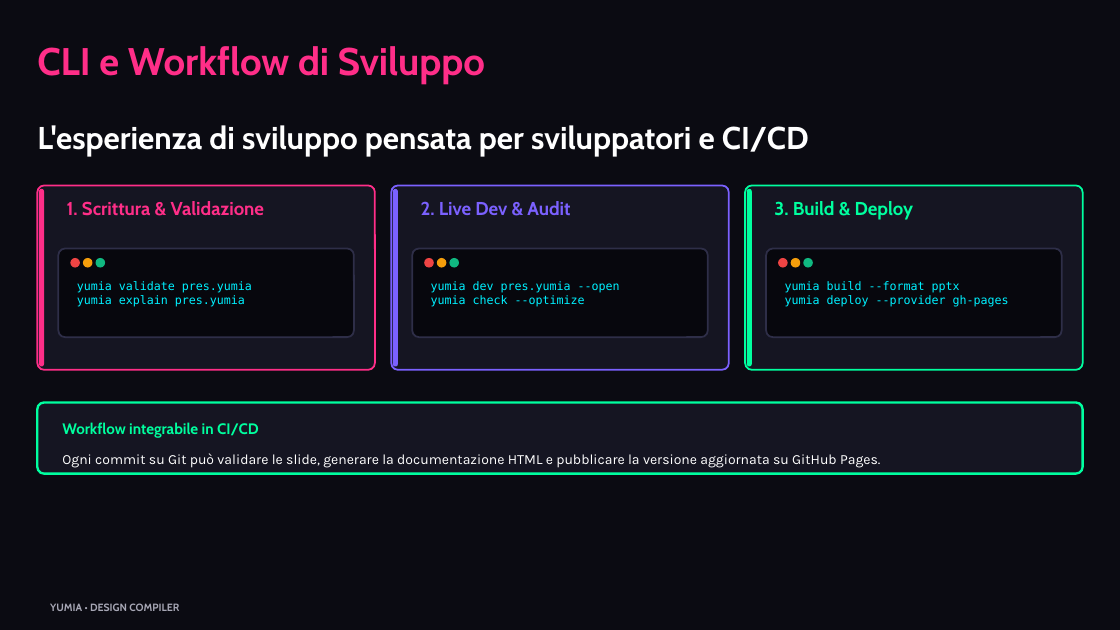
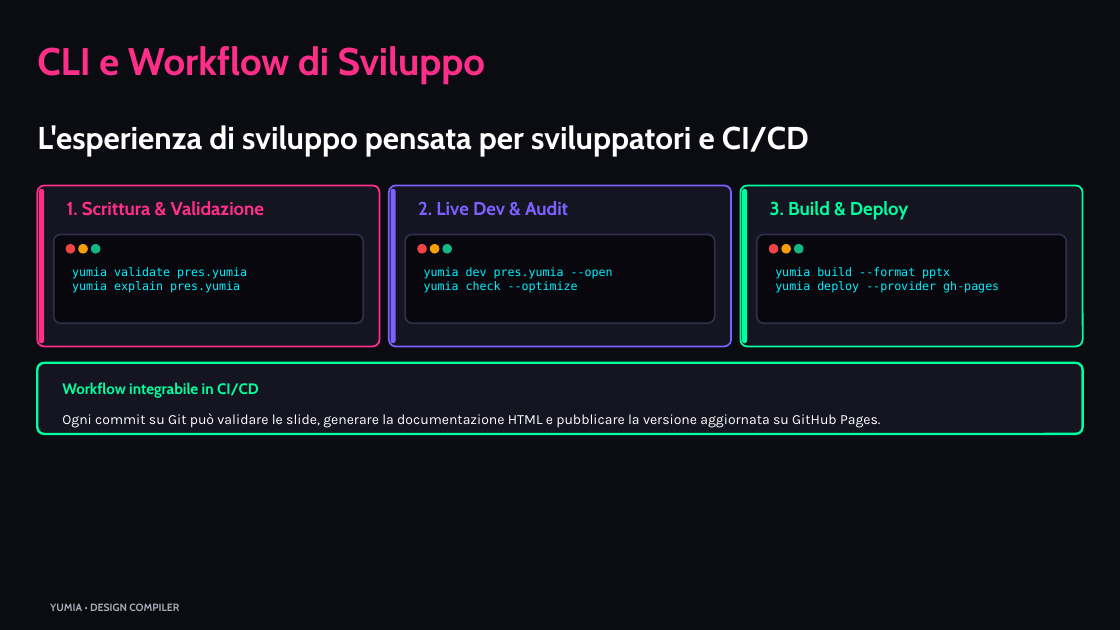
Before and after one commit to biagio-scaglia/Yumia-MD, a slide deck: slide 10 of presentation.pptx. Drawn at 1120x630 pixels with LibreOffice and Linux fonts; fonts in the diff are those of the drawing. Boxes give left, top, right and bottom in pixels: in the first picture for what was removed or moved away, otherwise in the second. Text is boxed around its words. In the diff, an @@ line names an element or a change of style, - is before the commit and + after.

Commit message:
fix(layout,html): prevent grid cards from overflowing slide height
Tighten paragraph/list estimates, densify card packing, and equalize row heights so uneven bullet columns stay closed within 16:9.

```diff
--- a/presentation.pptx
+++ b/presentation.pptx
@@ rounded rectangle: place and size @@
-rounded rectangle at [37, 186, 375, 370]
+rounded rectangle at [37, 186, 379, 347]
@@ rounded rectangle: place and size @@
-rounded rectangle at [39, 189, 44, 366]
+rounded rectangle at [39, 189, 44, 344]
@@ rounded rectangle: place and size @@
-rounded rectangle at [392, 186, 729, 370]
+rounded rectangle at [389, 186, 731, 347]
@@ rounded rectangle: place and size @@
-rounded rectangle at [393, 189, 398, 366]
+rounded rectangle at [391, 189, 396, 344]
@@ proportions changed in 3 elements at [389, 186, 731, 347], [37, 186, 379, 347], [740, 186, 1082, 347] @@
@@ rounded rectangle: place and size @@
-rounded rectangle at [745, 186, 1083, 370]
+rounded rectangle at [740, 186, 1082, 347]
@@ rounded rectangle: place and size @@
-rounded rectangle at [747, 189, 752, 366]
+rounded rectangle at [742, 189, 747, 344]
@@ text "3. Build & Deploy": place and size @@
-text "3. Build & Deploy" at [774, 201, 914, 220]
+text "3. Build & Deploy" at [770, 201, 909, 220]
@@ rounded rectangle: place and size @@
-rounded rectangle at [58, 249, 354, 338]
+rounded rectangle at [54, 234, 364, 323]
@@ rounded rectangle: place and size @@
-rounded rectangle at [413, 249, 708, 338]
+rounded rectangle at [405, 234, 715, 323]
@@ rounded rectangle: place and size @@
-rounded rectangle at [766, 249, 1062, 338]
+rounded rectangle at [757, 234, 1067, 323]
@@ text "yumia validate pres.yumia": place and size @@
-text "yumia validate pres.yumia" at [77, 281, 252, 307]
+text "yumia validate pres.yumia" at [72, 267, 247, 293]
@@ text "yumia dev pres.yumia --open": place and size @@
-text "yumia dev pres.yumia --open" at [431, 281, 620, 307]
+text "yumia dev pres.yumia --open" at [424, 267, 613, 293]
@@ 5 ellipses: place and size @@
-5 ellipses at [71, 259, 459, 267]
+5 ellipses at [66, 245, 451, 253]
@@ text "yumia build --format pptx": place and size @@
-text "yumia build --format pptx" at [785, 281, 1009, 307]
+text "yumia build --format pptx" at [775, 267, 999, 293]
@@ 4 ellipses: place and size @@
-4 ellipses at [438, 259, 812, 267]
+4 ellipses at [430, 245, 803, 253]
@@ 2 texts, 1 rounded rectangle: place and size @@
-2 texts, 1 rounded rectangle at [37, 402, 1082, 474]
+2 texts, 1 rounded rectangle at [37, 363, 1082, 434]
```
Also in this commit, not shown: 12 other slides changed, 6 other files.
